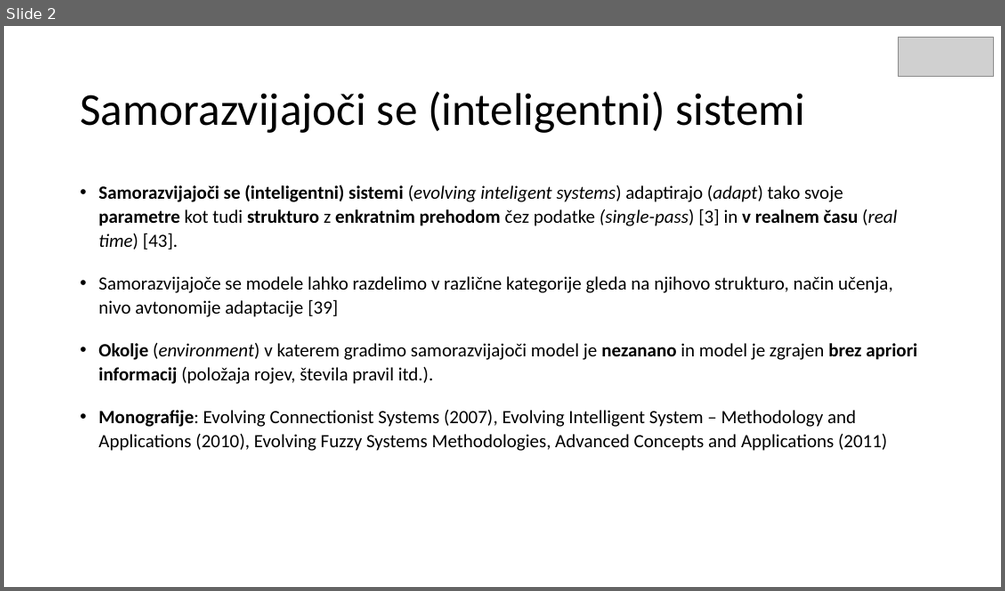
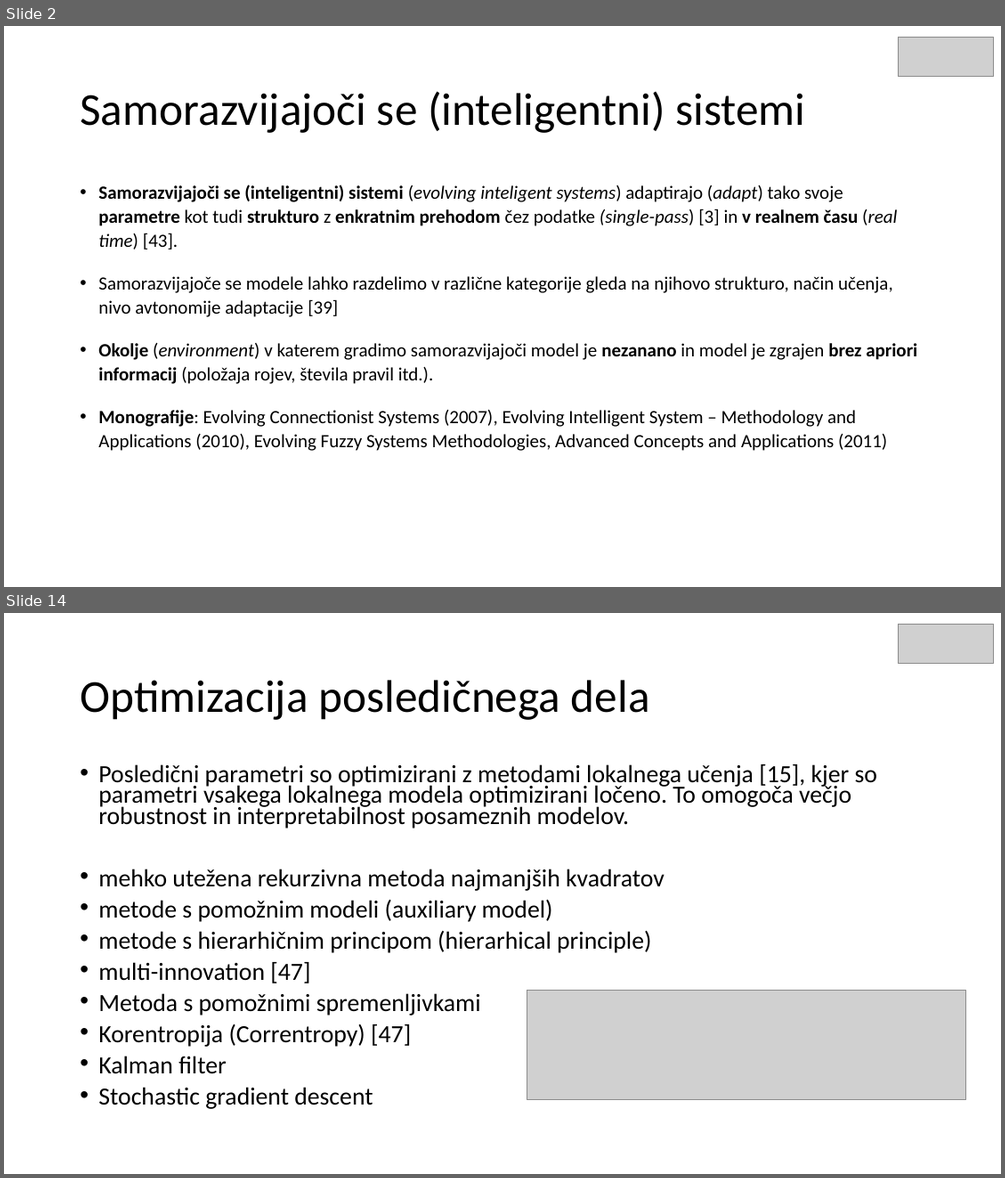
Before and after one commit to mihaozbot/Seminarska-1, a slide deck: Samo razvijajoci se sistemi_v2.pptx. Shown one above the other, each under a label of ours: slide 2 before the commit, slides 2 and 14 after it; the slides between them are not shown. The pictures are 1005x591 and 1005x1178 pixels, drawn with LibreOffice and Linux fonts; fonts in the diff are those of the drawing; grey boxes stand for pictures. Boxes give left, top, right and bottom in pixels: in the first picture for what was removed or moved away, otherwise in the second. Text is boxed around its words. In the diff, an @@ line names an element or a change of style, - is before the commit and + after.

```diff
--- a/Samo razvijajoci se sistemi_v2.pptx
+++ b/Samo razvijajoci se sistemi_v2.pptx
@@ slide 14 added at (x1=4, y1=613, x2=1001, y2=1174), background #FFFFFF @@
@@ picture added at (x1=898, y1=624, x2=994, y2=663) @@
@@ title added at (x1=80, y1=680, x2=650, y2=720), 44 pt, text #000000 @@
+Optimizacija posledičnega dela
@@ text added at (x1=98, y1=764, x2=877, y2=1109), 23.8 pt, text #000000 @@
+• Posledični parametri so optimizirani z metodami lokalnega učenja [15], kjer so parametri vsakega lokalnega modela optimizirani ločeno. To omogoča večjo robustnost in interpretabilnost posameznih modelov.
+• mehko utežena rekurzivna metoda najmanjših kvadratov
+• metode s pomožnim modeli (auxiliary model)
+• metode s hierarhičnim principom (hierarhical principle)
+• multi-innovation [47]
+• Metoda s pomožnimi spremenljivkami
+• Korentropija (Correntropy) [47]
+• Kalman filter
+• Stochastic gradient descent
@@ picture added at (x1=527, y1=989, x2=966, y2=1099) @@
```
Also in this commit, not shown: 3 slides changed, 11 other slides added, 1 slide removed, 5 other files.
